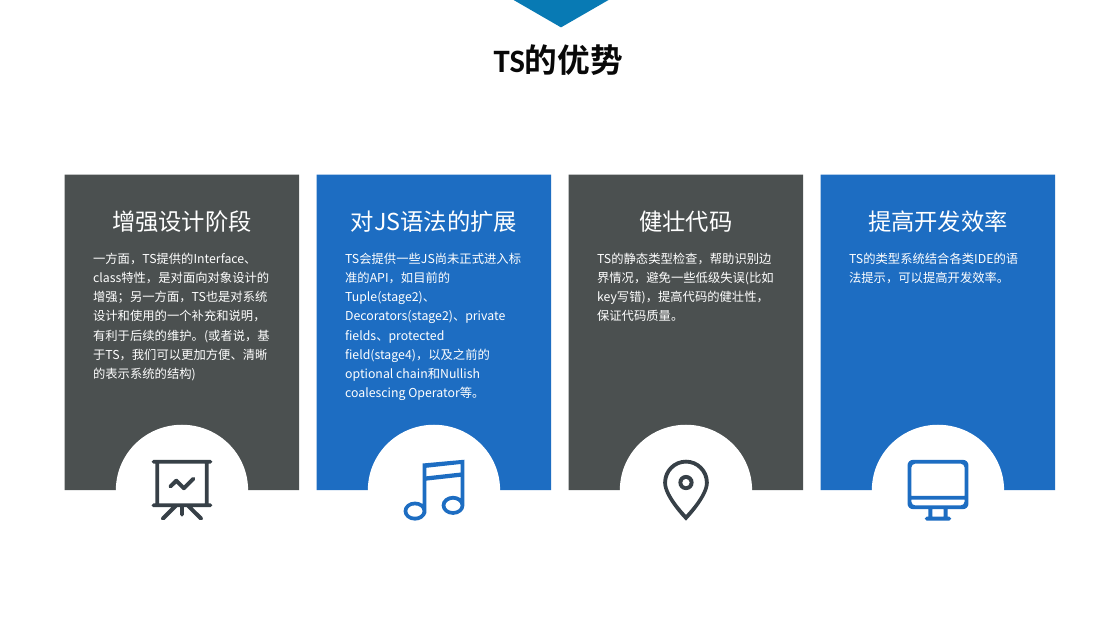
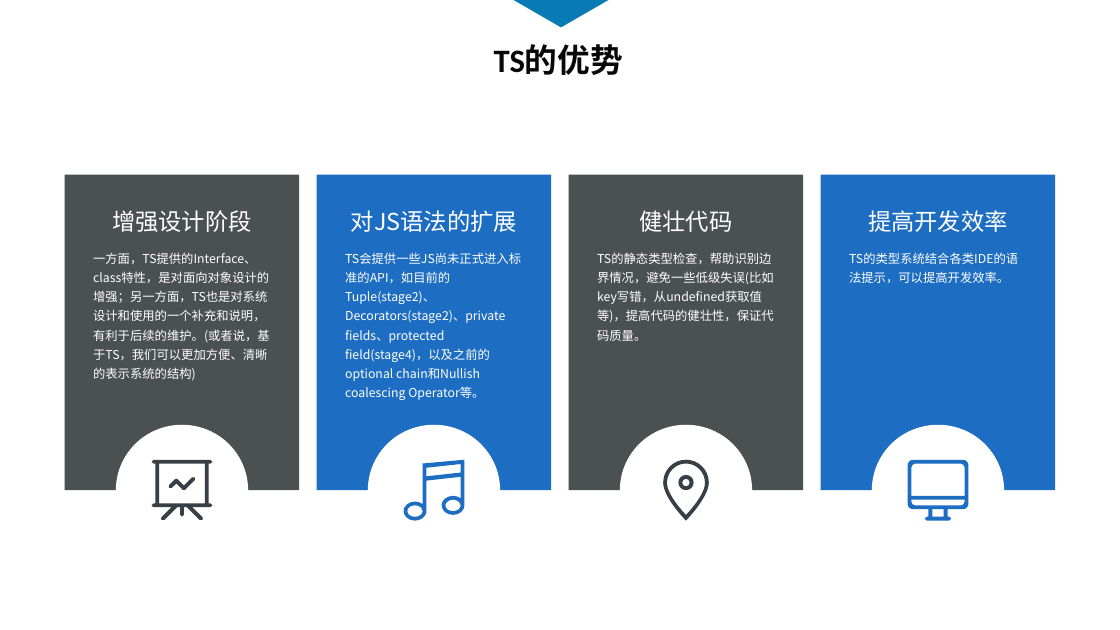
Before and after one commit to touchpillow/ts-demo, a slide deck: slide 4 of ts-分享.pptx. Drawn at 1120x630 pixels with LibreOffice and Linux fonts; fonts in the diff are those of the drawing. Boxes give left, top, right and bottom in pixels: in the first picture for what was removed or moved away, otherwise in the second. Text is boxed around its words. In the diff, an @@ line names an element or a change of style, - is before the commit and + after.

```diff
--- a/ts-分享.pptx
+++ b/ts-分享.pptx
@@ text at [597,252,774,341]: text changed @@
-TS的静态类型检查，帮助识别边界情况，避免一些低级失误(比如key写错)，提高代码的健壮性，保证代码质量。
+TS的静态类型检查，帮助识别边界情况，避免一些低级失误(比如key写错，从undefined获取值等)，提高代码的健壮性，保证代码质量。
```
Also in this commit, not shown: 5 other slides changed, 1 slide added, 2 slides removed, 3 other files.
